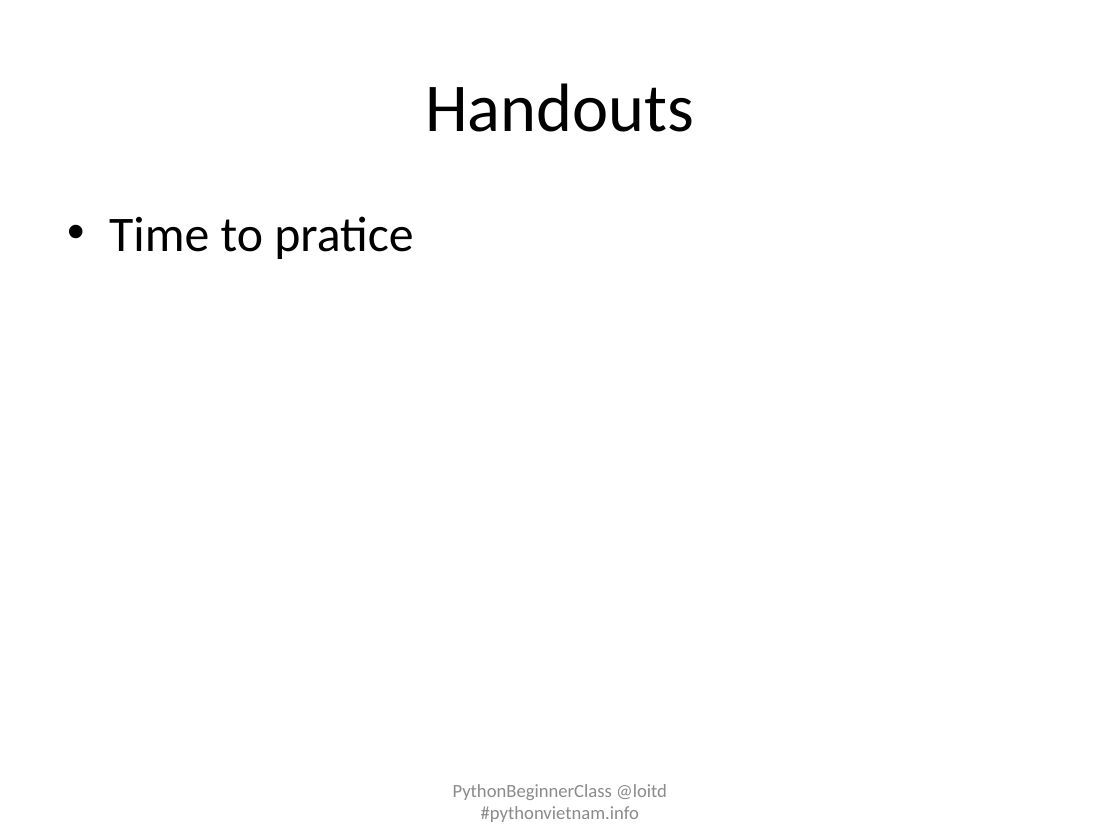
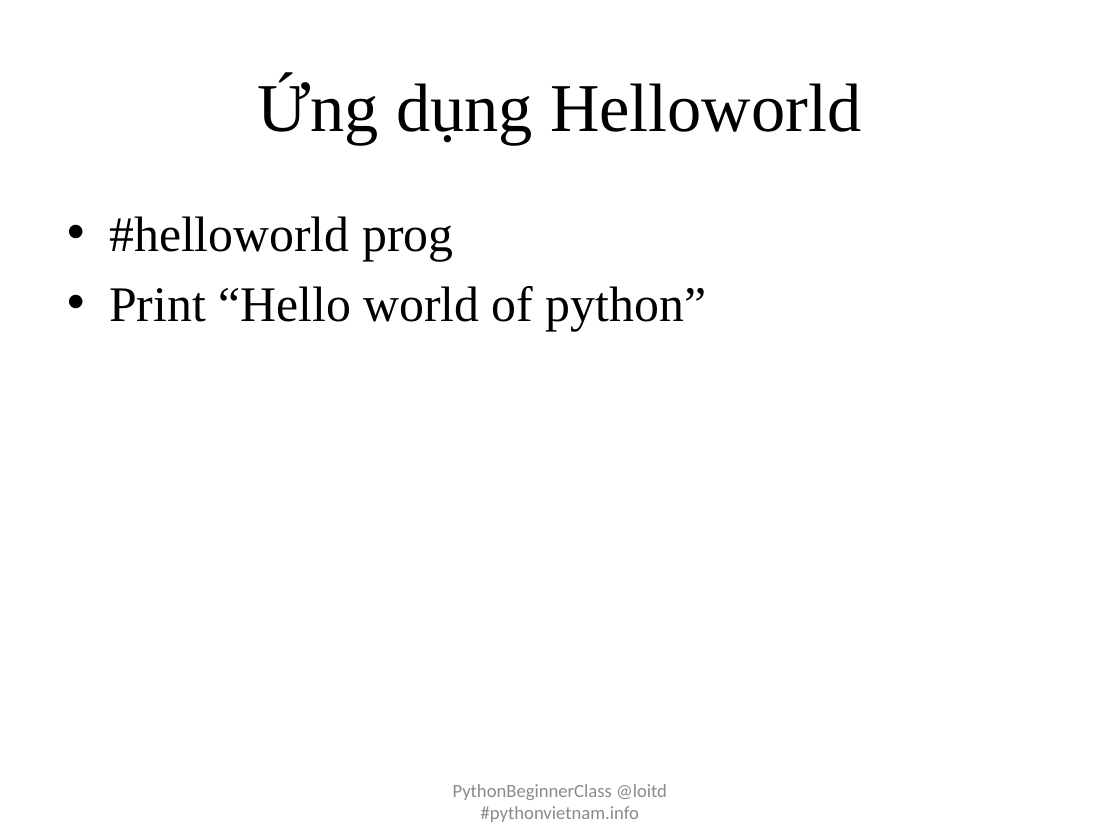
Before and after one commit to pythonvietnam/pbc032015, a slide deck: slide 15 of pbc-day-01-introduction.pptx. Drawn at 1120x840 pixels with LibreOffice and Linux fonts; fonts in the diff are those of the drawing. Boxes give left, top, right and bottom in pixels: in the first picture for what was removed or moved away, otherwise in the second. Text is boxed around its words. In the diff, an @@ line names an element or a change of style, - is before the commit and + after.

```diff
--- a/pbc-day-01-introduction.pptx
+++ b/pbc-day-01-introduction.pptx
@@ title at (258,77,861,144): text changed; font Calibri to Times New Roman @@
-Handouts
+Ứng dụng Helloworld
@@ text at (109,216,706,331): text changed; font Calibri to Times New Roman @@
-• Time to pratice
+• #helloworld prog
+• Print “Hello world of python”
```
Also in this commit, not shown: 12 other slides changed, 6 slides added, 2 slides removed, 1 other file.
